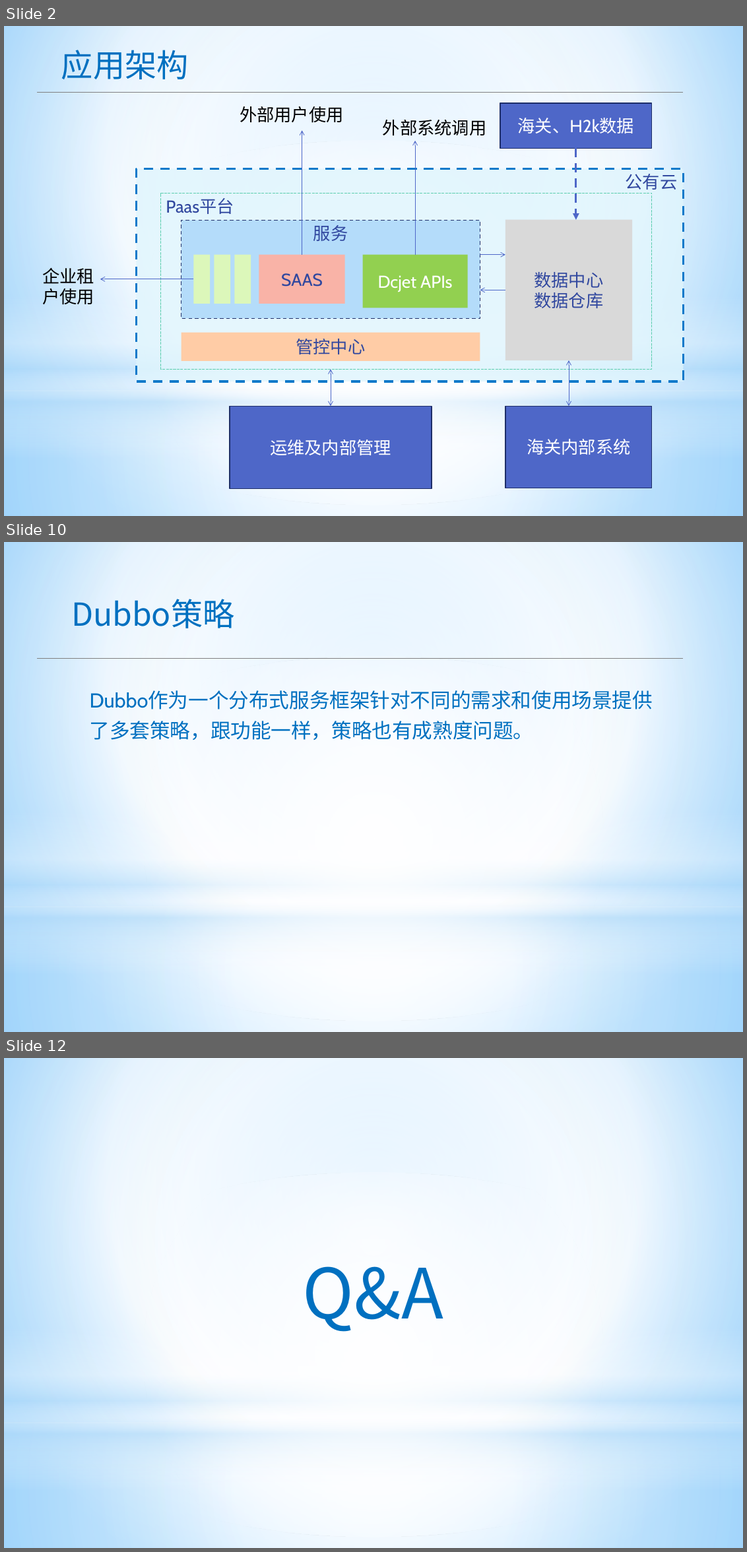
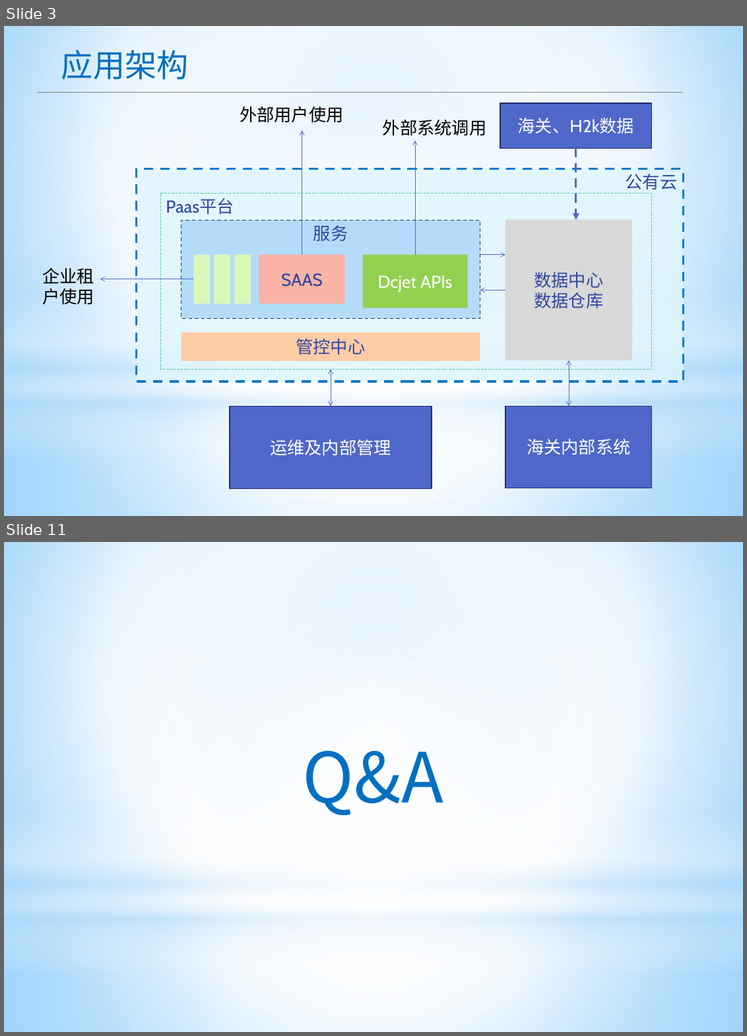
Before and after one commit to apporoad/DesignAndScheme2017, a slide deck: c云服务架构/Saas&Paas架构设计.pptx. Shown one above the other, each under a label of ours: slides 2, 10 and 12 before the commit, slides 3 and 11 after it; the slides between them are not shown. The pictures are 747x1552 and 747x1036 pixels, drawn with LibreOffice and Linux fonts; fonts in the diff are those of the drawing; background and template pictures are left out. Boxes give left, top, right and bottom in pixels: in the first picture for what was removed or moved away, otherwise in the second. Text is boxed around its words. In the diff, an @@ line names an element or a change of style, - is before the commit and + after.

```diff
--- a/c云服务架构/Saas&Paas架构设计.pptx
+++ b/c云服务架构/Saas&Paas架构设计.pptx
@@ slide 10 removed at box(4, 542, 743, 1032), background picture (left out); not listed: 4 template elements that a slide beside it also shows @@
@@ text removed at box(71, 599, 234, 628) @@
-Dubbo策略
@@ line removed from (37, 658) to (683, 658) @@
@@ text removed at box(90, 721, 534, 740) @@
-Dubbo作为一个分布式服务框架针对不同的需求和使用场景提供了多套策略，跟功能一样，策略也有成熟度问题。
@@ what was slide 2 is now slide 3 @@
@@ what was slide 12 is now slide 11 @@
```
Also in this commit, not shown: 2 slides changed, 7 slides added, 7 other slides removed, 1 other file.
